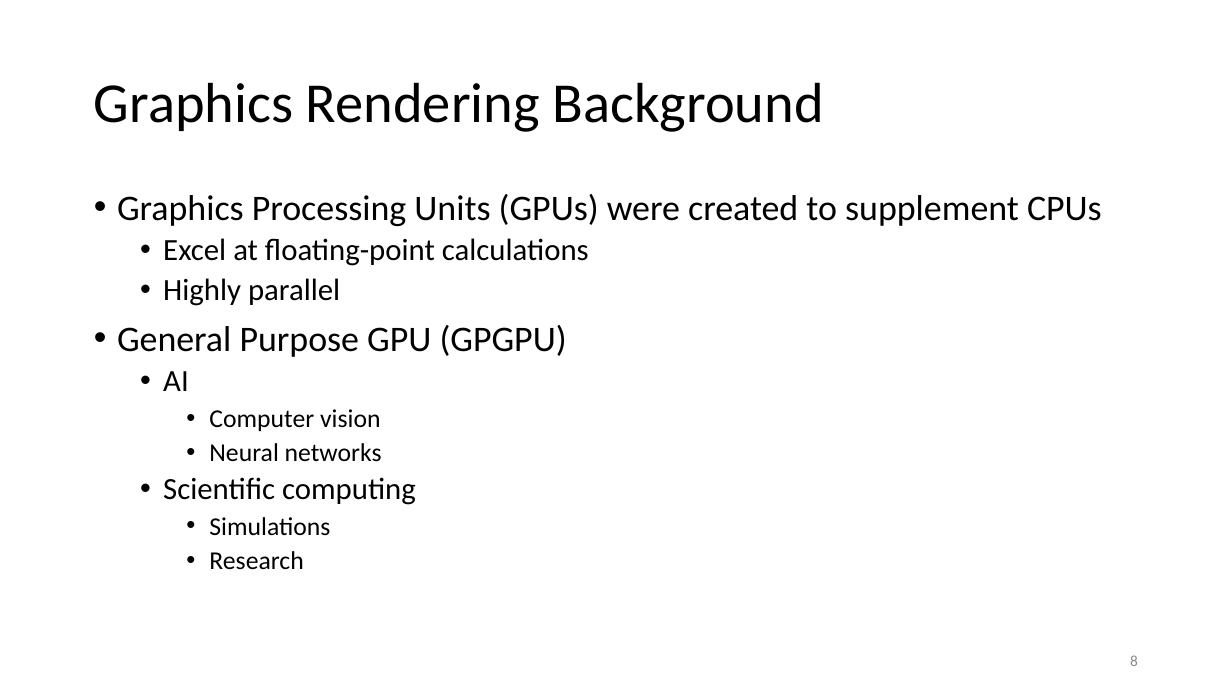
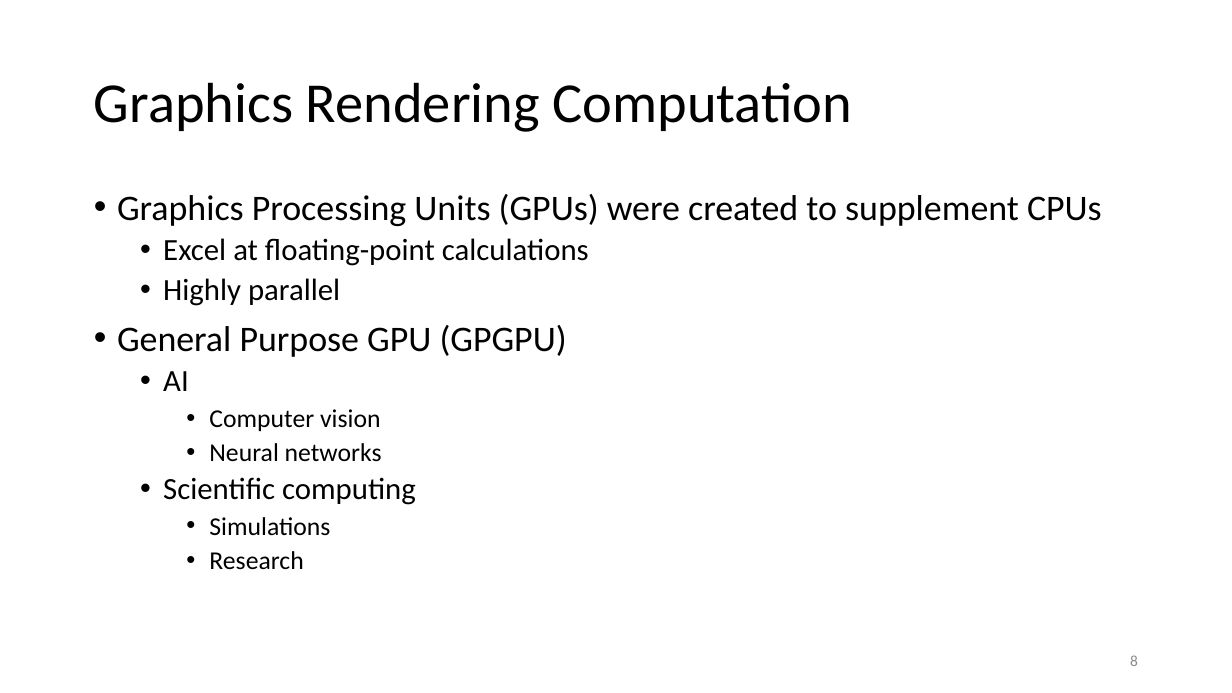
Before and after one commit to ShepherdJerred-homework/seminar-presentation, a slide deck: slide 8 of presentation.pptx. Drawn at 1232x693 pixels with LibreOffice and Linux fonts; fonts in the diff are those of the drawing. Boxes give left, top, right and bottom in pixels: in the first picture for what was removed or moved away, otherwise in the second. Text is boxed around its words. In the diff, an @@ line names an element or a change of style, - is before the commit and + after.

```diff
--- a/presentation.pptx
+++ b/presentation.pptx
@@ title at box(94, 82, 853, 132): text changed @@
-Graphics Rendering Background
+Graphics Rendering Computation
```
Also in this commit, not shown: 8 other slides changed, 1 slide added, 1 slide removed, 1 other file.
